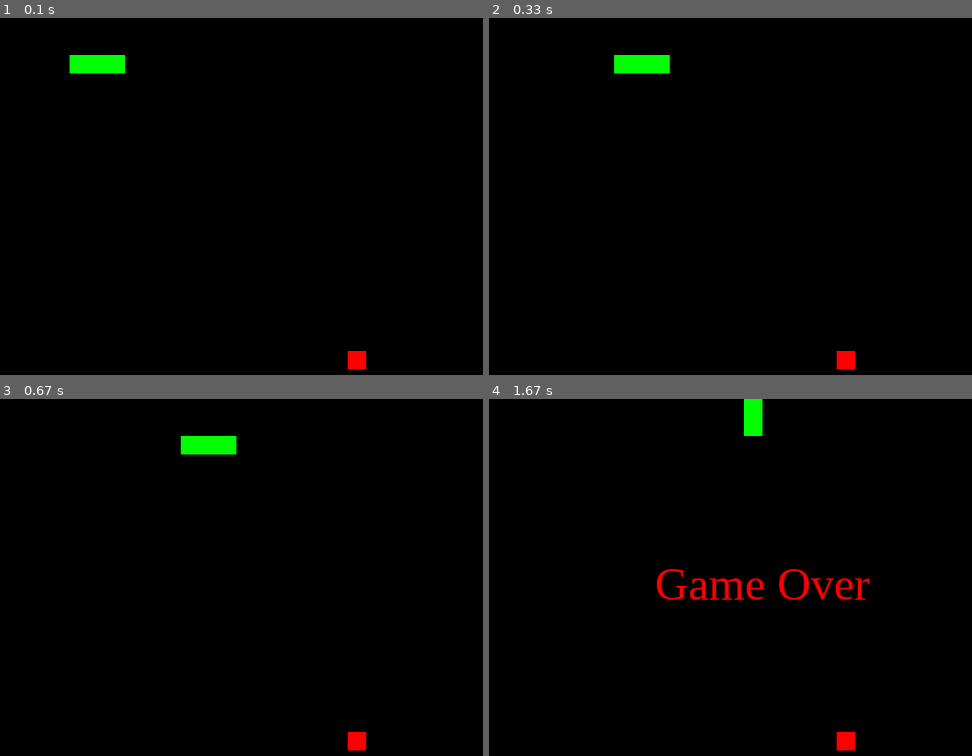
Above: before the commit, frames 1-4 (two rows, left to right).
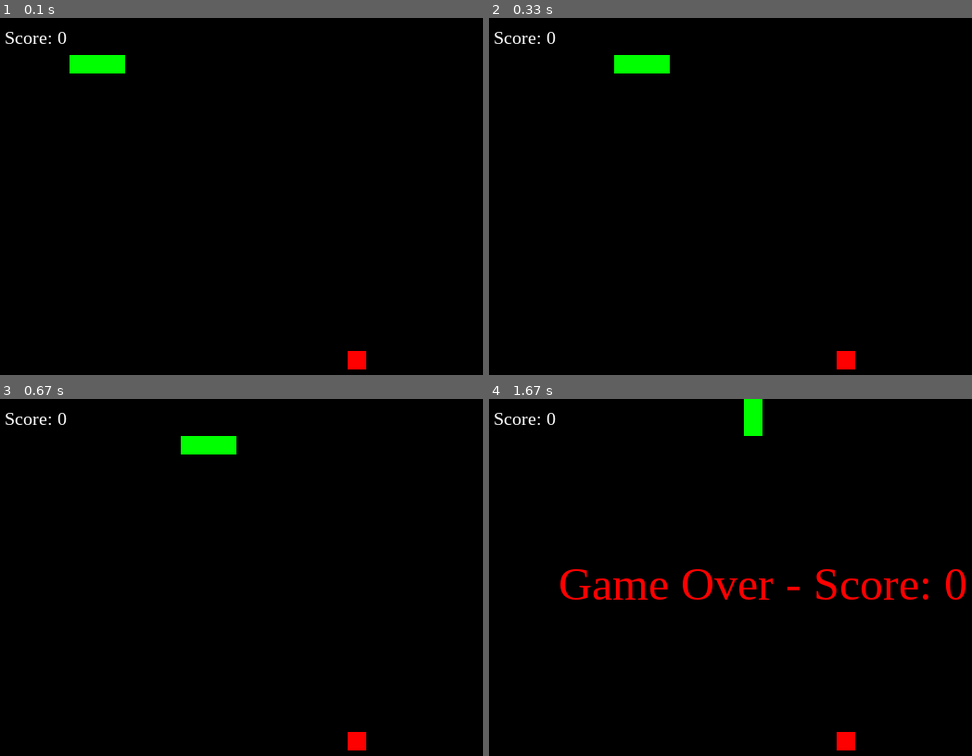
Above: after the commit, the same moments.

Repository: nitsanavni/scratchpad
Game: pygame game, started from snake-pygame/game.py
Same seed, same stepped clock (60 frames per second), same inputs: the game is played once before the commit and once after it.
Inputs:
- Up to frame 1 (0.1 s): no input
- Up to frame 2 (0.33 s): no input
- Up to frame 3 (0.67 s): hold Right from 0.33 s (still down)
- Up to frame 4 (1.67 s): release Right at 0.8 s; hold Up 0.83-1.3 s

The runs differ from the first frame. In frame 1, 0.2% of the frame differs, in the area x 1-14%, y 3-8%; in frame 2, 0.2%; in frame 3, 0.2%; in frame 4, 2.9%, in the area x 1-99%, y 3-57%.

Commit message:
show score

Diff:
--- a/snake-pygame/game.py
+++ b/snake-pygame/game.py
@@ -25,6 +25,7 @@
 black = (0, 0, 0)
 red = (255, 0, 0)
 green = (0, 255, 0)
+white = (255, 255, 255)
 
 # Snake starting position and body
 snake_pos = [100, 40]
@@ -41,17 +42,21 @@
 
 score = 0
 
+def show_score():
+    font = pygame.font.SysFont("times new roman", 20)
+    score_surface = font.render(f"Score: {score}", True, white)
+    score_rect = score_surface.get_rect(topleft=(10, 10))
+    screen.blit(score_surface, score_rect)
 
 def game_over():
     font = pygame.font.SysFont("times new roman", 50)
-    game_over_surface = font.render("Game Over", True, red)
+    game_over_surface = font.render(f"Game Over - Score: {score}", True, red)
     game_over_rect = game_over_surface.get_rect(center=(width / 2, height / 2))
     screen.blit(game_over_surface, game_over_rect)
     pygame.display.flip()
     pygame.time.wait(2000)
     pygame.quit()
     sys.exit()
-
 
 while True:
     for event in pygame.event.get():
@@ -116,6 +121,9 @@
         screen, red, pygame.Rect(food_pos[0], food_pos[1], cell_size, cell_size)
     )
 
+    # Show score
+    show_score()
+
     # Check for collisions with boundaries
     if (
         snake_pos[0] < 0
